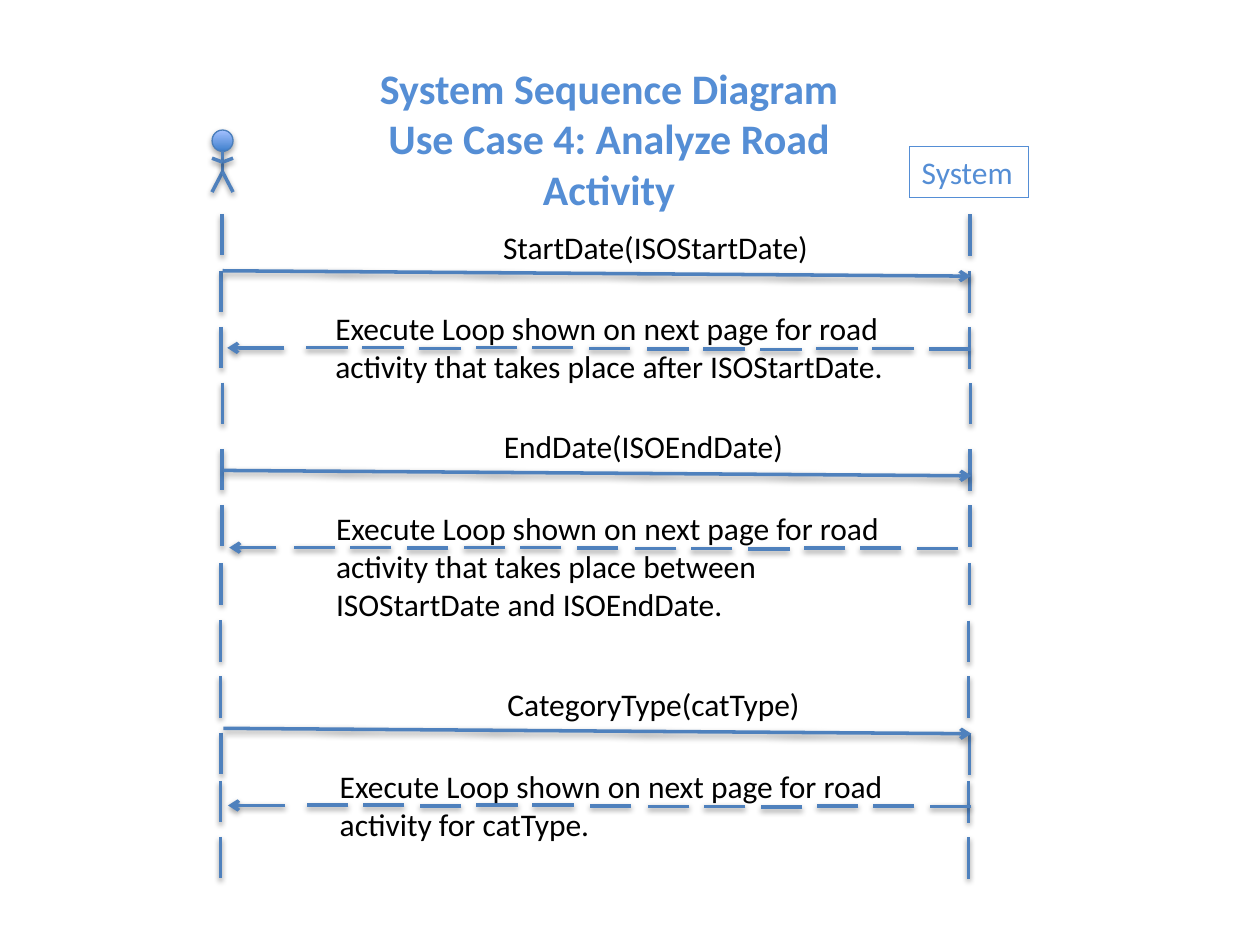
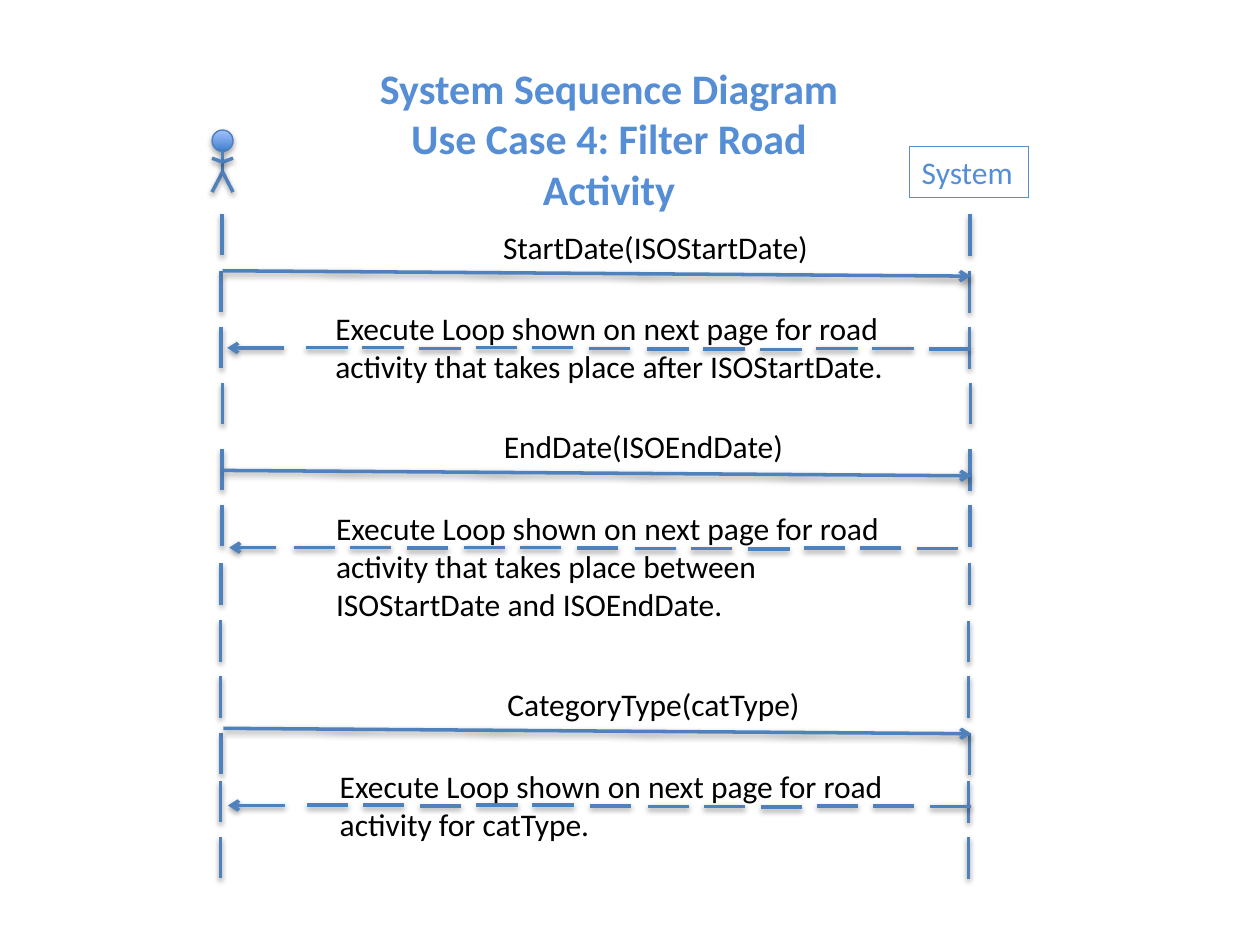
Before and after one commit to niemilkm/csc440-KevinNiemiller, a slide deck: slide 5 of deliverables/iteration3/other/DomainModel_SSD_ClassDiagrams.pptx. Drawn at 1260x945 pixels with LibreOffice and Linux fonts; fonts in the diff are those of the drawing. Boxes give left, top, right and bottom in pixels: in the first picture for what was removed or moved away, otherwise in the second. Text is boxed around its words. In the diff, an @@ line names an element or a change of style, - is before the commit and + after.

```diff
--- a/deliverables/iteration3/other/DomainModel_SSD_ClassDiagrams.pptx
+++ b/deliverables/iteration3/other/DomainModel_SSD_ClassDiagrams.pptx
@@ text at box(411, 124, 807, 212): text changed @@
-Use Case 4: Analyze Road Activity
+Use Case 4: Filter Road Activity
```
Also in this commit, not shown: 5 other slides changed, 1 slide added, 2 other files.
